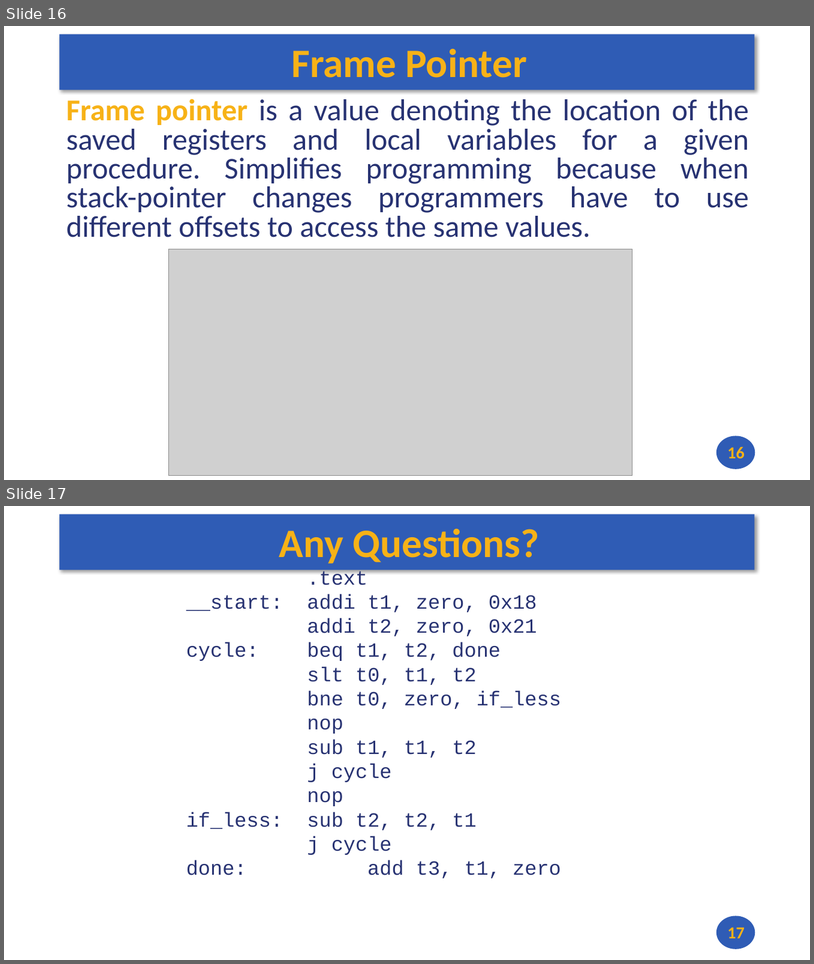
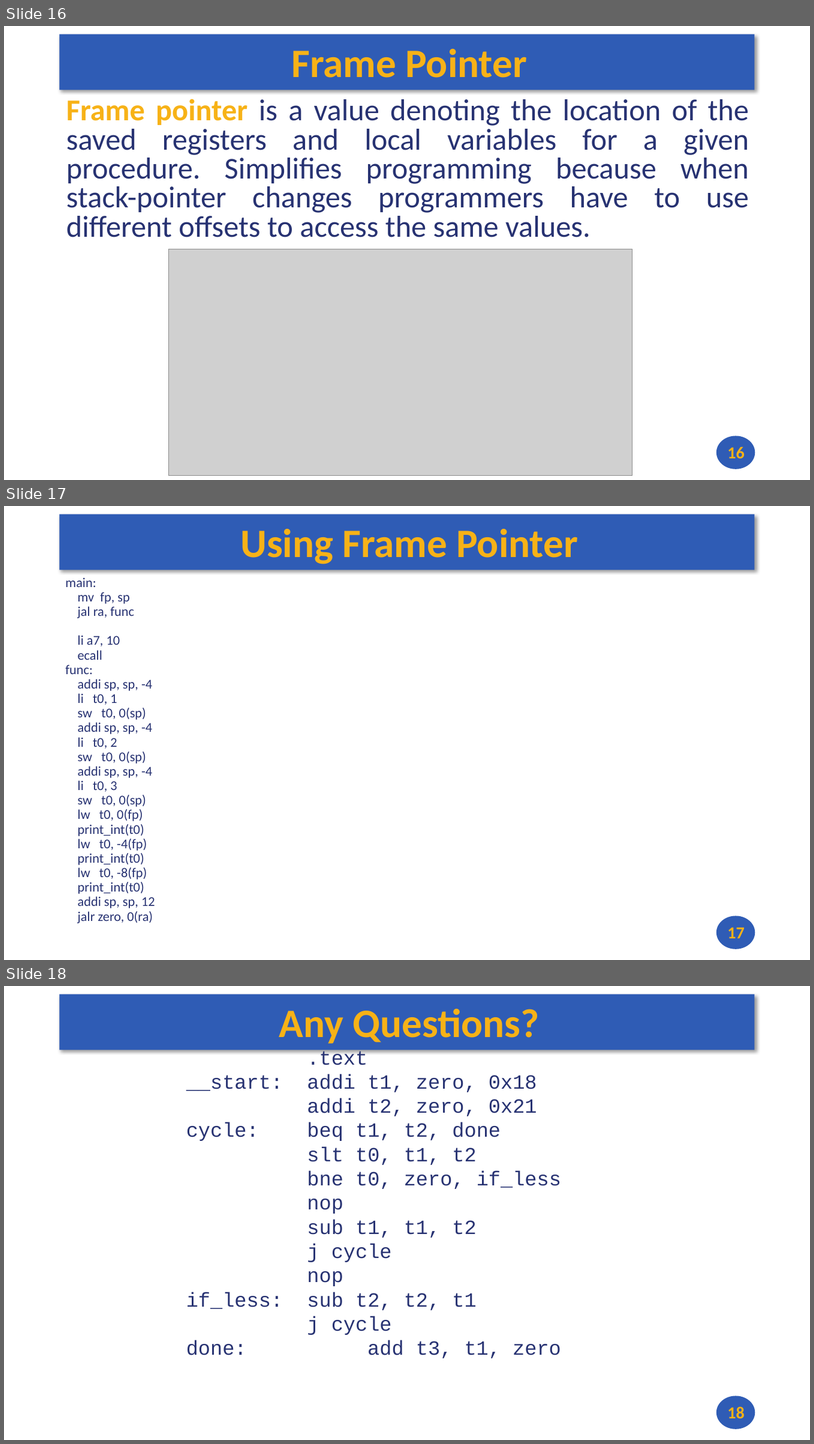
Before and after one commit to andrewt0301/hse-acos-course, a slide deck: docs/part1ca/06_CallStack/CA_Lecture_06.pptx. Shown one above the other, each under a label of ours: slides 16 and 17 before the commit, slides 16, 17 and 18 after it. The pictures are 814x964 and 814x1444 pixels, drawn with LibreOffice and Linux fonts; fonts in the diff are those of the drawing; grey boxes stand for pictures. Boxes give left, top, right and bottom in pixels: in the first picture for what was removed or moved away, otherwise in the second. Text is boxed around its words. In the diff, an @@ line names an element or a change of style, - is before the commit and + after.

```diff
--- a/docs/part1ca/06_CallStack/CA_Lecture_06.pptx
+++ b/docs/part1ca/06_CallStack/CA_Lecture_06.pptx
@@ slide 17 added at <box>4,506,810,960</box>, background #FFFFFF; not listed: 2 template elements that a slide beside it also shows @@
@@ title added at <box>240,529,578,564</box>, 48 pt, text #F7B217, bold @@
+Using Frame Pointer
@@ text added at <box>65,577,155,923</box>, 16 pt, text #273272 @@
+main:
+mv fp, sp
+jal ra, func
+li a7, 10
+ecall
+func:
+addi sp, sp, -4
+li t0, 1
+sw t0, 0(sp)
+addi sp, sp, -4
+li t0, 2
+sw t0, 0(sp)
+addi sp, sp, -4
+li t0, 3
+sw t0, 0(sp)
+lw t0, 0(fp)
+print_int(t0)
+lw t0, -4(fp)
+print_int(t0)
+lw t0, -8(fp)
+print_int(t0)
+addi sp, sp, 12
+jalr zero, 0(ra)
@@ page number added at <box>728,927,744,938</box>, 20 pt, text #F7B217, bold @@
+17
@@ what was slide 17 is now slide 18 @@
@@ page number at <box>728,1406,744,1418</box>: text changed @@
-17
+18
```
Also in this commit, not shown: 4 slides changed, 2 other files.
